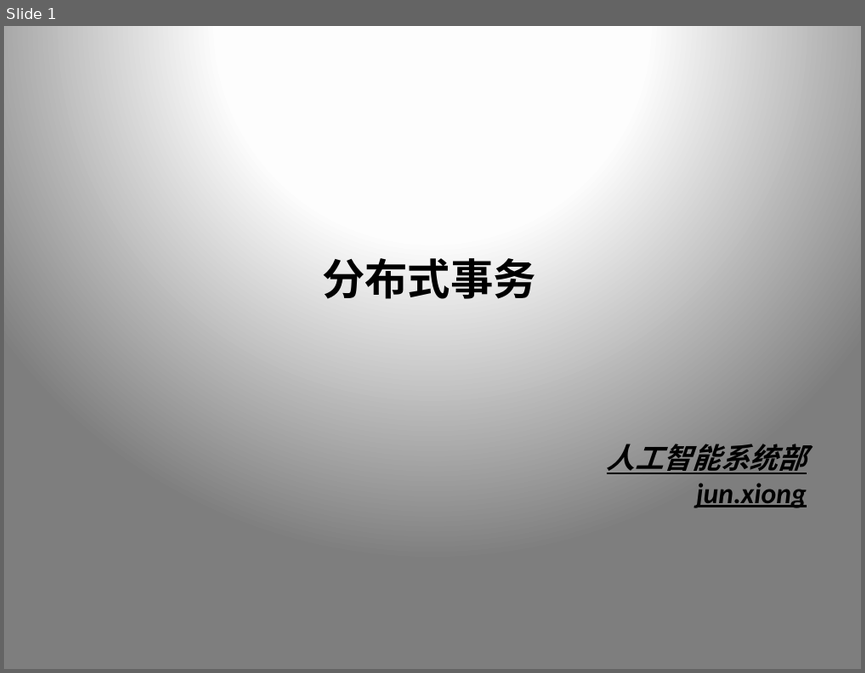
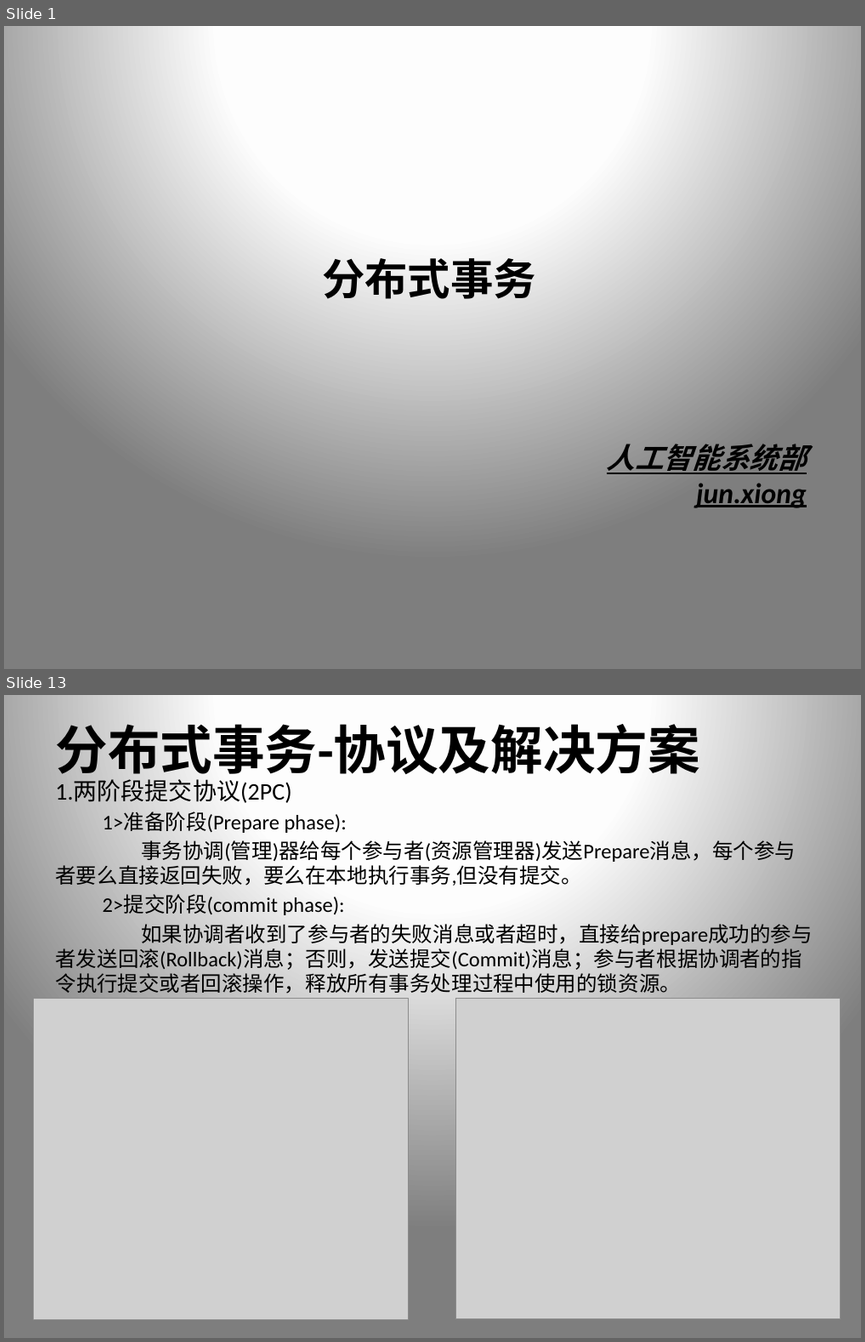
Before and after one commit to xiongpeter/study-notes, a slide deck: 我的.pptx. Shown one above the other, each under a label of ours: slide 1 before the commit, slides 1 and 13 after it; the slides between them are not shown. The pictures are 865x673 and 865x1342 pixels, drawn with LibreOffice and Linux fonts; fonts in the diff are those of the drawing; grey boxes stand for pictures. Boxes give left, top, right and bottom in pixels: in the first picture for what was removed or moved away, otherwise in the second. Text is boxed around its words. In the diff, an @@ line names an element or a change of style, - is before the commit and + after.

```diff
--- a/我的.pptx
+++ b/我的.pptx
@@ slide 13 added at [4, 695, 861, 1338], background gradient #FFFFFF to #FEFEFE to #7F7F7F @@
@@ title added at [55, 715, 699, 783], 44 pt, text #000000, bold @@
+分布式事务-协议及解决方案
@@ text added at [55, 779, 812, 996], 17.5 pt, text #000000 @@
+1.两阶段提交协议(2PC)
+1>准备阶段(Prepare phase):
+事务协调(管理)器给每个参与者(资源管理器)发送Prepare消息，每个参与者要么直接返回失败，要么在本地执行事务,但没有提交。
+2>提交阶段(commit phase):
+如果协调者收到了参与者的失败消息或者超时，直接给prepare成功的参与者发送回滚(Rollback)消息；否则，发送提交(Commit)消息；参与者根据协调者的指令执行提交或者回滚操作，释放所有事务处理过程中使用的锁资源。
@@ picture added at [33, 998, 408, 1319] @@
@@ picture added at [455, 998, 840, 1319] @@
```
Also in this commit, not shown: 10 slides changed, 3 other slides added, 2 slides removed.
